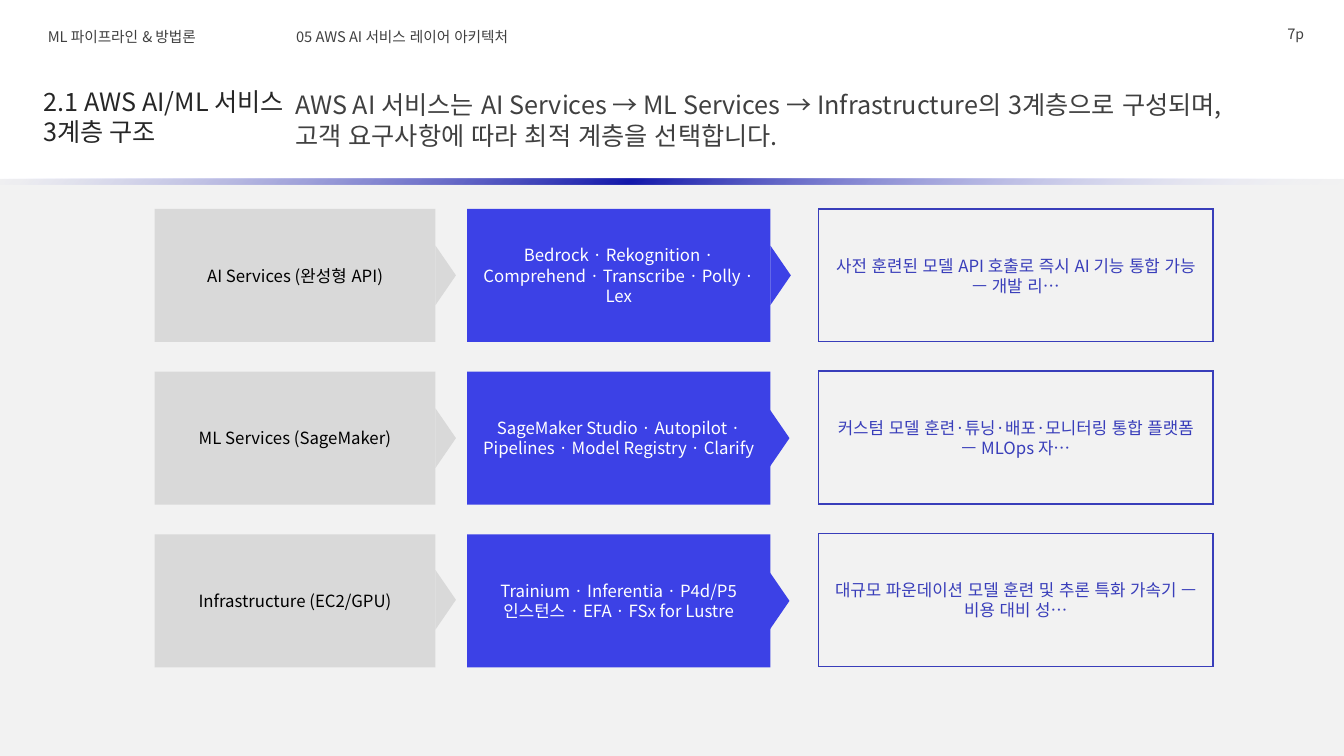
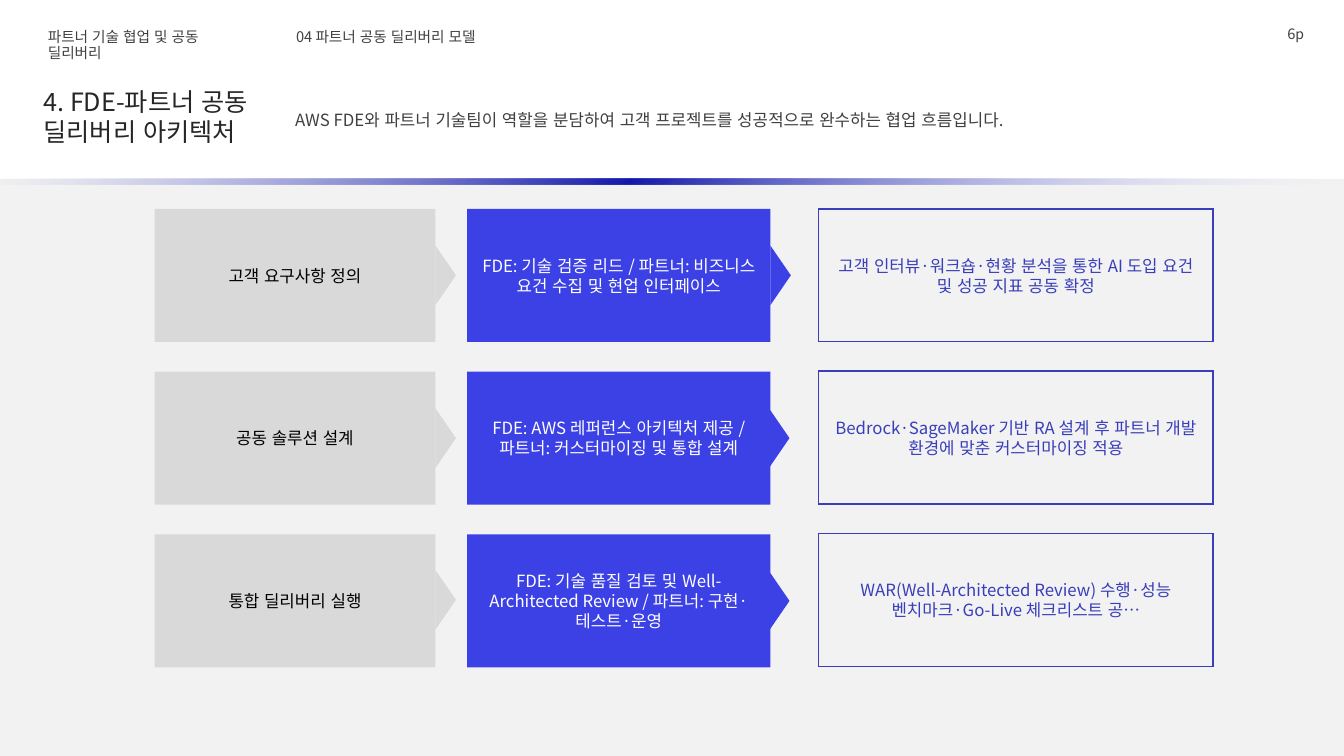
Before and after one commit to lhs6395-hslee/2026-gsn-pptx, a slide deck: slide 6 of result/AWS_AI_FDE.pptx (slide 7 before the commit). Drawn at 1344x756 pixels with LibreOffice and Linux fonts; fonts in the diff are those of the drawing; background and template pictures are left out. Boxes give left, top, right and bottom in pixels: in the first picture for what was removed or moved away, otherwise in the second. Text is boxed around its words. In the diff, an @@ line names an element or a change of style, - is before the commit and + after.

```diff
--- a/result/AWS_AI_FDE.pptx
+++ b/result/AWS_AI_FDE.pptx
@@ title at (x1=48, y1=29, x2=199, y2=59): text changed @@
-ML 파이프라인 & 방법론
+파트너 기술 협업 및 공동 딜리버리
@@ page number at (x1=1287, y1=28, x2=1304, y2=42): text changed @@
-7p
+6p
@@ text at (x1=296, y1=30, x2=476, y2=43): text changed @@
-05 AWS AI 서비스 레이어 아키텍처
+04 파트너 공동 딜리버리 모델
@@ text at (x1=43, y1=90, x2=248, y2=143): text changed @@
-2.1 AWS AI/ML 서비스 3계층 구조
+4. FDE-파트너 공동 딜리버리 아키텍처
@@ text at (x1=295, y1=112, x2=1003, y2=128): text changed; size 18 to 12 pt @@
-AWS AI 서비스는 AI Services → ML Services → Infrastructure의 3계층으로 구성되며, 고객 요구사항에 따라 최적 계층을 선택합니다.
+AWS FDE와 파트너 기술팀이 역할을 분담하여 고객 프로젝트를 성공적으로 완수하는 협업 흐름입니다.
@@ text in rectangle at (x1=229, y1=268, x2=361, y2=284): text changed @@
-AI Services (완성형 API)
+고객 요구사항 정의
@@ text in rectangle at (x1=482, y1=258, x2=755, y2=294): text changed @@
-Bedrock · Rekognition · Comprehend · Transcribe · Polly · Lex
+FDE: 기술 검증 리드 / 파트너: 비즈니스 요건 수집 및 현업 인터페이스
@@ text in rectangle at (x1=838, y1=258, x2=1193, y2=294): text changed @@
-사전 훈련된 모델 API 호출로 즉시 AI 기능 통합 가능 — 개발 리…
+고객 인터뷰·워크숍·현황 분석을 통한 AI 도입 요건 및 성공 지표 공동 확정
@@ text in rectangle at (x1=236, y1=430, x2=354, y2=446): text changed @@
-ML Services (SageMaker)
+공동 솔루션 설계
@@ text in rectangle at (x1=492, y1=420, x2=738, y2=456): text changed @@
-SageMaker Studio · Autopilot · Pipelines · Model Registry · Clarify
+FDE: AWS 레퍼런스 아키텍처 제공 / 파트너: 커스터마이징 및 통합 설계
@@ text in rectangle at (x1=835, y1=420, x2=1196, y2=456): text changed @@
-커스텀 모델 훈련·튜닝·배포·모니터링 통합 플랫폼 — MLOps 자…
+Bedrock·SageMaker 기반 RA 설계 후 파트너 개발 환경에 맞춘 커스터마이징 적용
@@ text in rectangle at (x1=229, y1=593, x2=362, y2=609): text changed @@
-Infrastructure (EC2/GPU)
+통합 딜리버리 실행
@@ text in rectangle at (x1=489, y1=573, x2=748, y2=629): text changed @@
-Trainium · Inferentia · P4d/P5 인스턴스 · EFA · FSx for Lustre
+FDE: 기술 품질 검토 및 Well-Architected Review / 파트너: 구현·테스트·운영
@@ text in rectangle at (x1=860, y1=582, x2=1171, y2=618): text changed @@
-대규모 파운데이션 모델 훈련 및 추론 특화 가속기 — 비용 대비 성…
+WAR(Well-Architected Review) 수행·성능 벤치마크·Go-Live 체크리스트 공…
```
Also in this commit, not shown: 3 other slides changed, 2 slides added, 9 slides removed, 3 other files.
